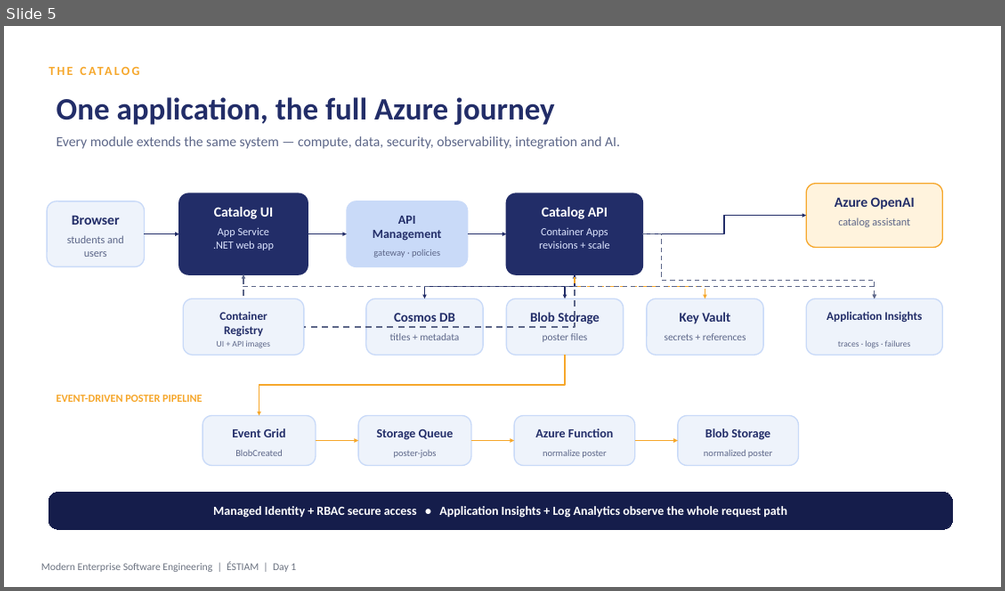
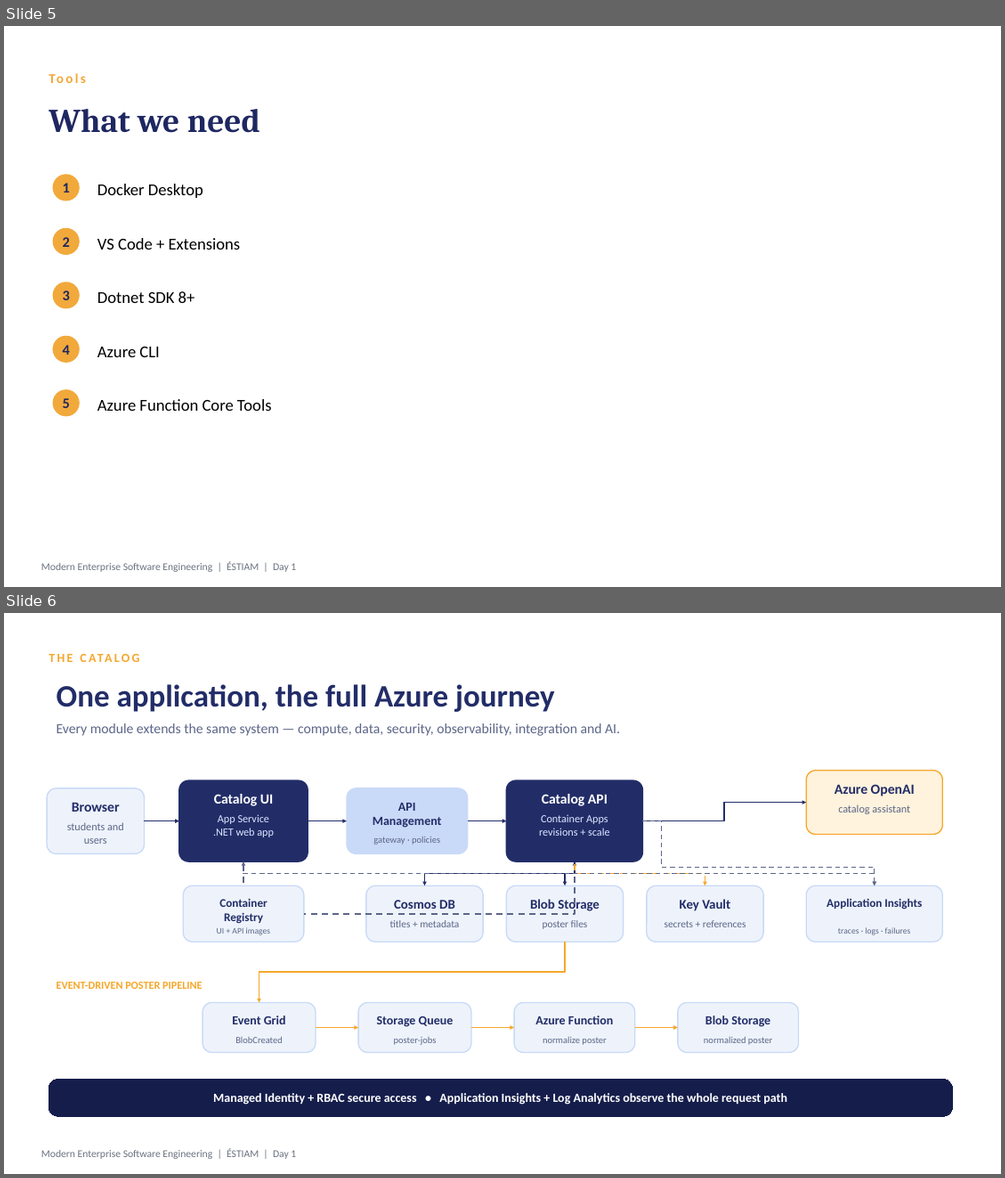
Before and after one commit to gsonego/3EADOTN__Material, a slide deck: Agenda.pptx. Shown one above the other, each under a label of ours: slide 5 before the commit, slides 5 and 6 after it. The pictures are 1005x591 and 1005x1178 pixels, drawn with LibreOffice and Linux fonts; fonts in the diff are those of the drawing. Boxes give left, top, right and bottom in pixels: in the first picture for what was removed or moved away, otherwise in the second. Text is boxed around its words. In the diff, an @@ line names an element or a change of style, - is before the commit and + after.

Commit message:
Add links documentation for development tools and resources

```diff
--- a/Agenda.pptx
+++ b/Agenda.pptx
@@ slide 5 added at [4, 26, 1001, 587], background #FFFFFF @@
@@ text added at [48, 63, 872, 94], 13 pt, text #F2A93B, bold @@
+Tools
@@ text added at [48, 109, 260, 133], 32 pt, text #1E2761, bold @@
+What we need
@@ ellipse added at [53, 174, 80, 201], fill #F2A93B @@
@@ text added at [63, 183, 70, 192], 14 pt, text #1E2761, bold @@
+1
@@ text added at [97, 184, 203, 198], 16 pt, text #000000 @@
+Docker Desktop
@@ ellipse added at [53, 228, 80, 255], fill #F2A93B @@
@@ text added at [63, 237, 70, 247], 14 pt, text #1E2761, bold @@
+2
@@ text added at [97, 238, 241, 249], 16 pt, text #000000 @@
+VS Code + Extensions
@@ ellipse added at [53, 281, 80, 309], fill #F2A93B @@
@@ text added at [63, 290, 70, 300], 14 pt, text #1E2761, bold @@
+3
@@ text added at [97, 291, 195, 303], 16 pt, text #000000 @@
+Dotnet SDK 8+
@@ ellipse added at [53, 336, 80, 362], fill #F2A93B @@
@@ text added at [63, 345, 70, 354], 14 pt, text #1E2761, bold @@
+4
@@ text added at [97, 346, 159, 357], 16 pt, text #000000 @@
+Azure CLI
@@ ellipse added at [53, 389, 80, 417], fill #F2A93B @@
@@ text added at [63, 398, 70, 408], 14 pt, text #1E2761, bold @@
+5
@@ text added at [97, 399, 272, 410], 16 pt, text #000000 @@
+Azure Function Core Tools
@@ text added at [41, 562, 296, 572], 10 pt, text #6B7280 @@
+Modern Enterprise Software Engineering | ÉSTIAM | Day 1
@@ what was slide 5 is now slide 6 @@
```
Also in this commit, not shown: 1 slide changed, 1 other file.
